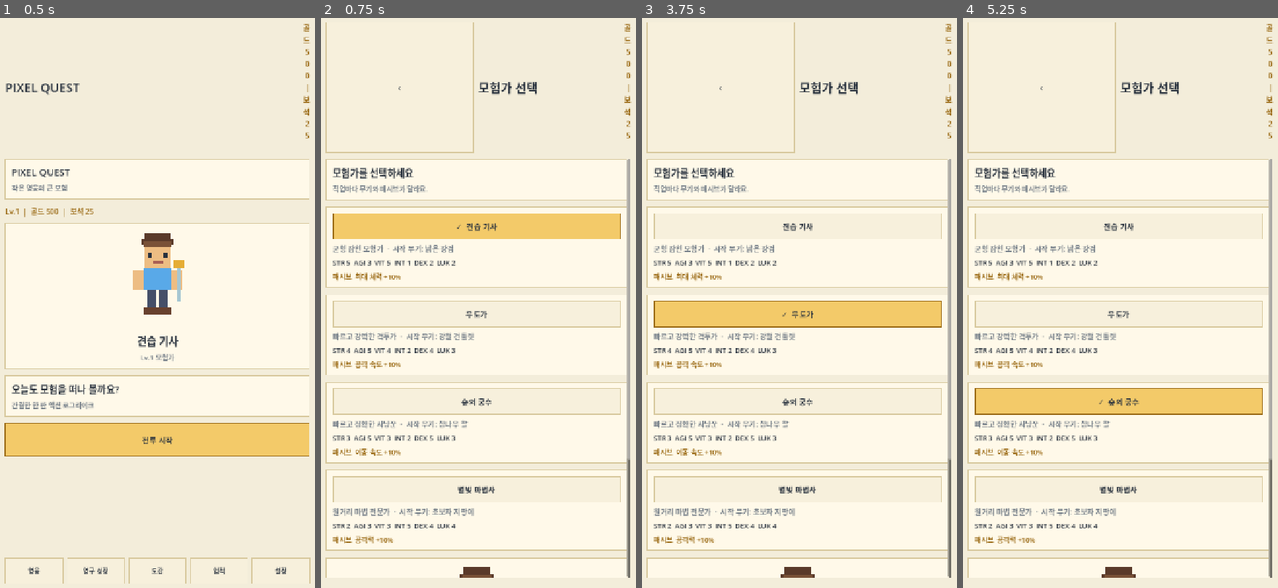
Above: before the commit, frames 1-4 (left to right).
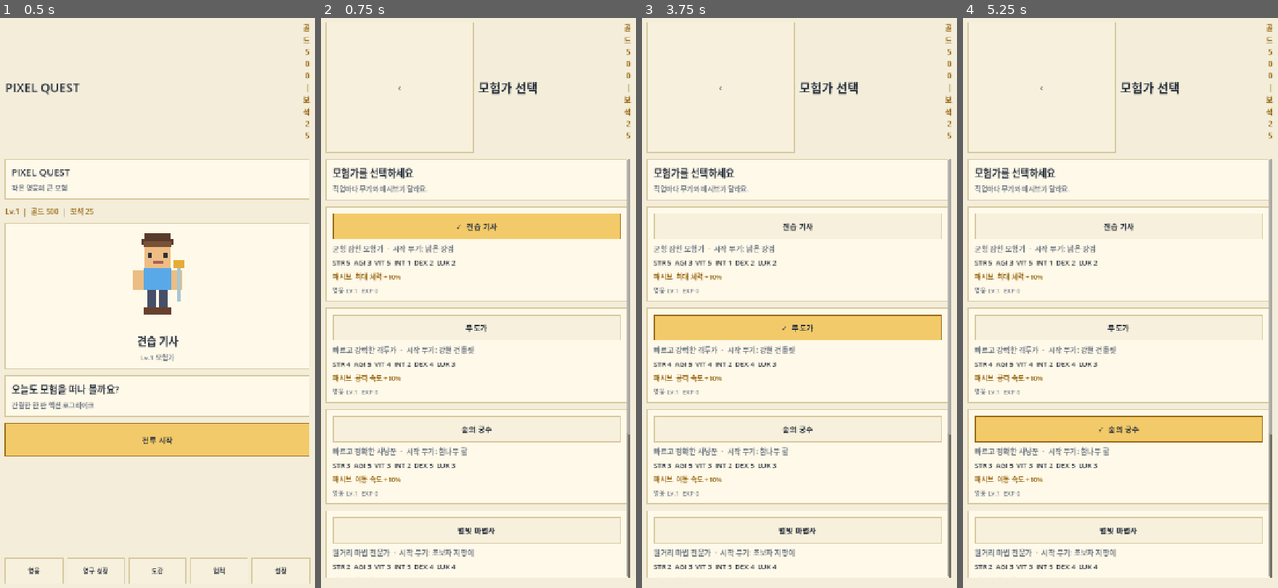
Above: after the commit, the same moments.

Repository: nanahjhna-glitch/survivor
Game: Godot game, scene res://scenes/main_menu.tscn
Two runs of this game, one before a commit and one after it. Both use one fixed random seed, a clock stepped at 60 frames per second and the inputs below.
Inputs:
- Up to frame 1 (0.5 s): no input
- Up to frame 2 (0.75 s): click "전투 시작" at 0.5 s
- Up to frame 3 (3.75 s): click "‹" at 1.25 s; click "전투 시작" at 2 s; click "✓ 견습 기사" at 2.75 s; click "무도가" at 3.5 s
- Up to frame 4 (5.25 s): click "견습 기사" at 4.25 s; click "숲의 궁수" at 5 s

Frame 1 is identical in both runs. In frame 2, 7.9% of the frame differs, in the area x 1-99%, y 47-99%; in frame 3, 12%; in frame 4, 15%.

Commit message:
Show hero level/exp in character select; result UI

Diff:
--- a/scripts/menu_screen.gd
+++ b/scripts/menu_screen.gd
@@ -153,6 +153,14 @@
 			)
 		)
 		column.add_child(_label("패시브  %s" % character["passive"], 15, GOLD_DARK))
+		column.add_child(
+			_label(
+				"영웅 Lv.%d  EXP %d"
+				% [GameData.hero_levels.get(i, 1), GameData.hero_experience.get(i, 0)],
+				14,
+				MUTED
+			)
+		)
 	_add_hero_card()
 	_add_action("스테이지 선택", func(): _go("stage_select"), true)
 
